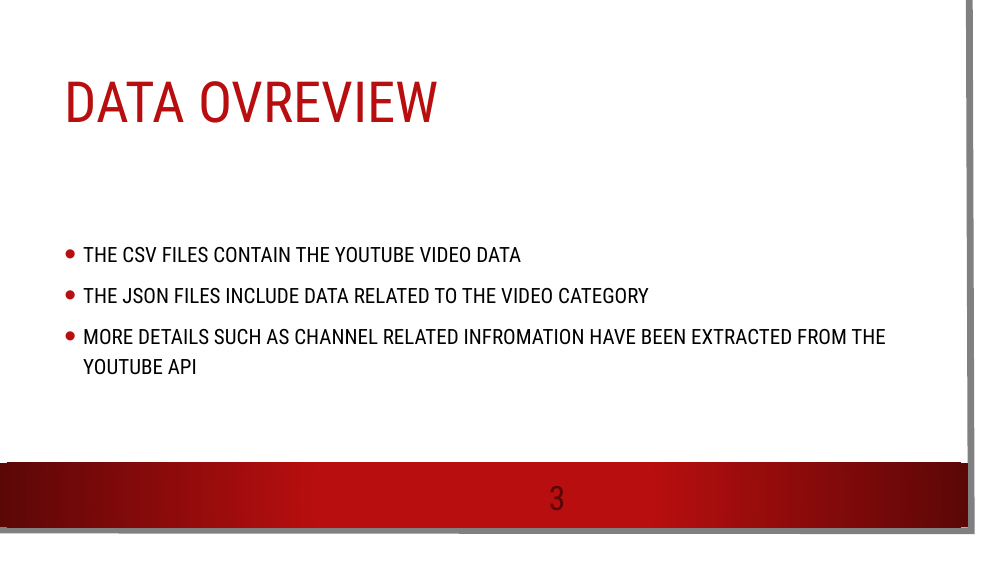
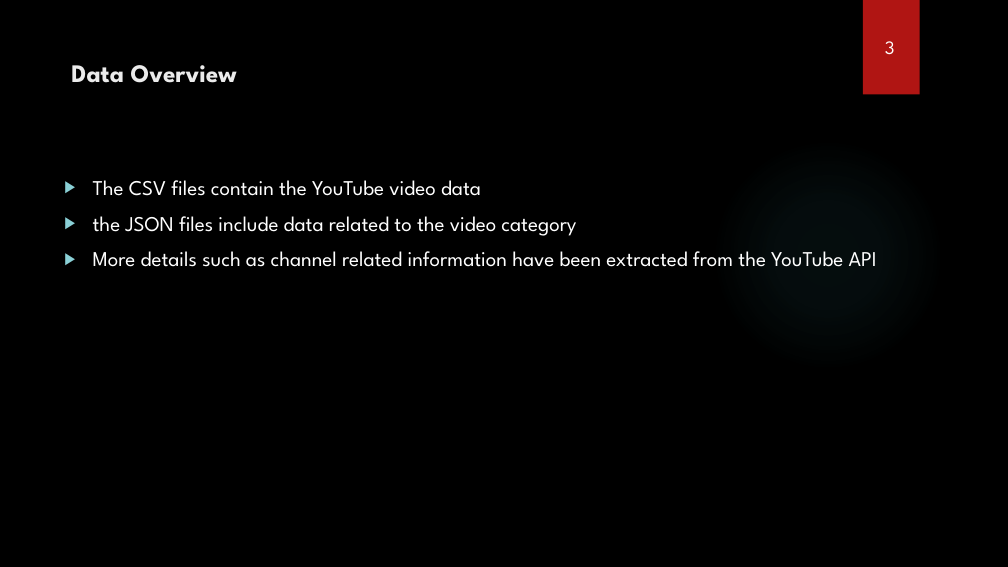
Before and after one commit to emami06/TrendingVideoYouTube, a slide deck: slide 3 of Trending YouTube vidoes.pptx. Drawn at 1008x567 pixels with LibreOffice and Linux fonts; fonts in the diff are those of the drawing; background and template pictures are left out. Boxes give left, top, right and bottom in pixels: in the first picture for what was removed or moved away, otherwise in the second. Text is boxed around its words. In the diff, an @@ line names an element or a change of style, - is before the commit and + after.

```diff
--- a/Trending YouTube vidoes.pptx
+++ b/Trending YouTube vidoes.pptx
@@ rectangle removed at <box>0,0,991,550</box> @@
@@ freeform shape removed at <box>0,0,972,531</box> @@
@@ rectangle added at <box>863,0,920,95</box>, fill #B01513 @@
@@ title "Data Overview" at <box>71,65,237,83</box>: vertical alignment middle to top @@
@@ text "3": place and size @@
-text "3" at <box>520,476,595,518</box>
+text "3" at <box>885,41,895,55</box>
@@ text "3" at <box>885,41,895,55</box>: size 32 to 18 pt, font Roboto Condensed to League Spartan, text colour #5C0707 to #FFFFFF; alignment centre to left; vertical alignment middle to top @@
@@ title at <box>71,65,237,83</box>: text changed; size 54 to 24 pt; font Roboto Condensed to League Spartan; text colour #B80E0F to #EBEBEB; bold on @@
-DATA OVREVIEW
+Data Overview
@@ ellipse added at <box>712,138,944,371</box>, fill gradient #50B9C1 @@
@@ text "The CSV files contain the ..." at <box>93,180,877,267</box>: vertical alignment middle to top @@
@@ text at <box>93,180,877,267</box>: text changed; font Roboto Condensed to League Spartan; text colour #000000 to #FFFFFF @@
-• THE CSV FILES CONTAIN THE YOUTUBE VIDEO DATA
-• THE JSON FILES INCLUDE DATA RELATED TO THE VIDEO CATEGORY
-• MORE DETAILS SUCH AS CHANNEL RELATED INFROMATION HAVE BEEN EXTRACTED FROM THE YOUTUBE API
+▶ The CSV files contain the YouTube video data
+▶ the JSON files include data related to the video category
+▶ More details such as channel related information have been extracted from the YouTube API
@@ rectangle removed at <box>0,463,968,527</box> @@
```
Also in this commit, not shown: 13 other slides changed, 2 slides added.
